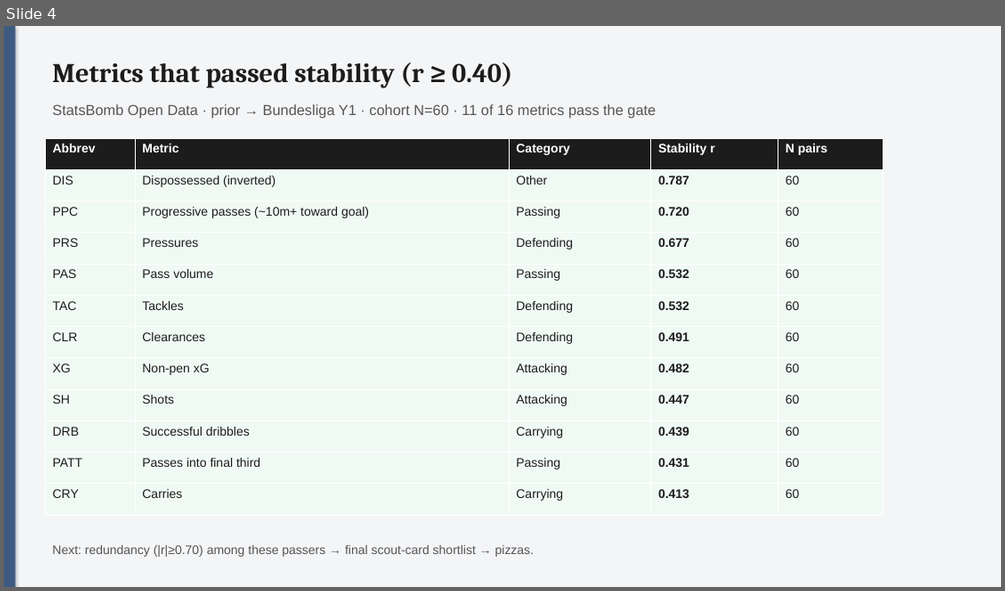
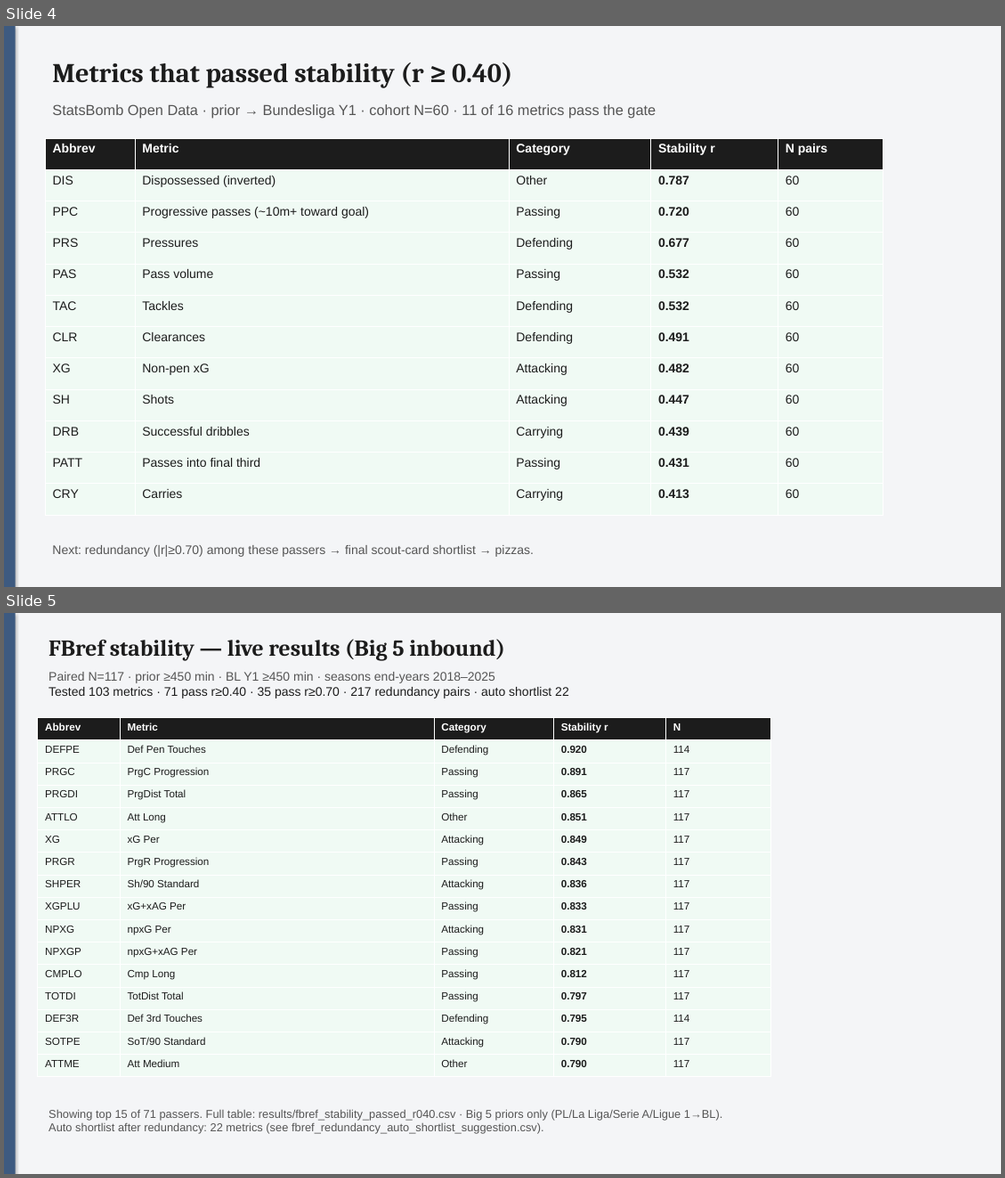
Before and after one commit to colbymorris08/bundesliga-transfer-traits, a slide deck: bundesliga_transfer_traits.pptx. Shown one above the other, each under a label of ours: slide 4 before the commit, slides 4 and 5 after it. The pictures are 1005x591 and 1005x1178 pixels, drawn with LibreOffice and Linux fonts; fonts in the diff are those of the drawing. Boxes give left, top, right and bottom in pixels: in the first picture for what was removed or moved away, otherwise in the second. Text is boxed around its words. In the diff, an @@ line names an element or a change of style, - is before the commit and + after.

Commit message:
Run FBref Big-5 stability (N=117 pairs); update PPT and results.
Prior≥450 / Y1≥450 minutes; 71/103 metrics pass r≥0.40; redundancy auto shortlist written.

```diff
--- a/bundesliga_transfer_traits.pptx
+++ b/bundesliga_transfer_traits.pptx
@@ slide 5 added at bbox=[4, 613, 1001, 1174], background #FFFFFF @@
@@ rectangle added at bbox=[4, 613, 1001, 1174], fill #F4F5F7 @@
@@ rectangle added at bbox=[4, 613, 16, 1174], fill #3D5A80 @@
@@ text added at bbox=[48, 639, 505, 660], 22 pt, text #1C1C1C, bold @@
+FBref stability — live results (Big 5 inbound)
@@ text added at bbox=[48, 672, 569, 698], 12 pt, text #1C1C1C @@
+Paired N=117 · prior ≥450 min · BL Y1 ≥450 min · seasons end-years 2018–2025
+Tested 103 metrics · 71 pass r≥0.40 · 35 pass r≥0.70 · 217 redundancy pairs · auto shortlist 22
@@ table added at bbox=[38, 718, 770, 1077], 16 rows, 5 columns @@
+Abbrev | Metric | Category | Stability r | N
+DEFPE | Def Pen Touches | Defending | 0.920 | 114
+PRGC | PrgC Progression | Passing | 0.891 | 117
+PRGDI | PrgDist Total | Passing | 0.865 | 117
+ATTLO | Att Long | Other | 0.851 | 117
+XG | xG Per | Attacking | 0.849 | 117
+PRGR | PrgR Progression | Passing | 0.843 | 117
+SHPER | Sh/90 Standard | Attacking | 0.836 | 117
+XGPLU | xG+xAG Per | Passing | 0.833 | 117
+NPXG | npxG Per | Attacking | 0.831 | 117
+NPXGP | npxG+xAG Per | Passing | 0.821 | 117
+CMPLO | Cmp Long | Passing | 0.812 | 117
+TOTDI | TotDist Total | Passing | 0.797 | 117
+DEF3R | Def 3rd Touches | Defending | 0.795 | 114
+SOTPE | SoT/90 Standard | Attacking | 0.790 | 117
+ATTME | Att Medium | Other | 0.790 | 117
@@ text added at bbox=[48, 1109, 723, 1134], 11 pt, text #555555 @@
+Showing top 15 of 71 passers. Full table: results/fbref_stability_passed_r040.csv · Big 5 priors only (PL/La Liga/Serie A/Ligue 1→BL).
+Auto shortlist after redundancy: 22 metrics (see fbref_redundancy_auto_shortlist_suggestion.csv).
```
Also in this commit, not shown: 1 slide removed, 13 other files.
